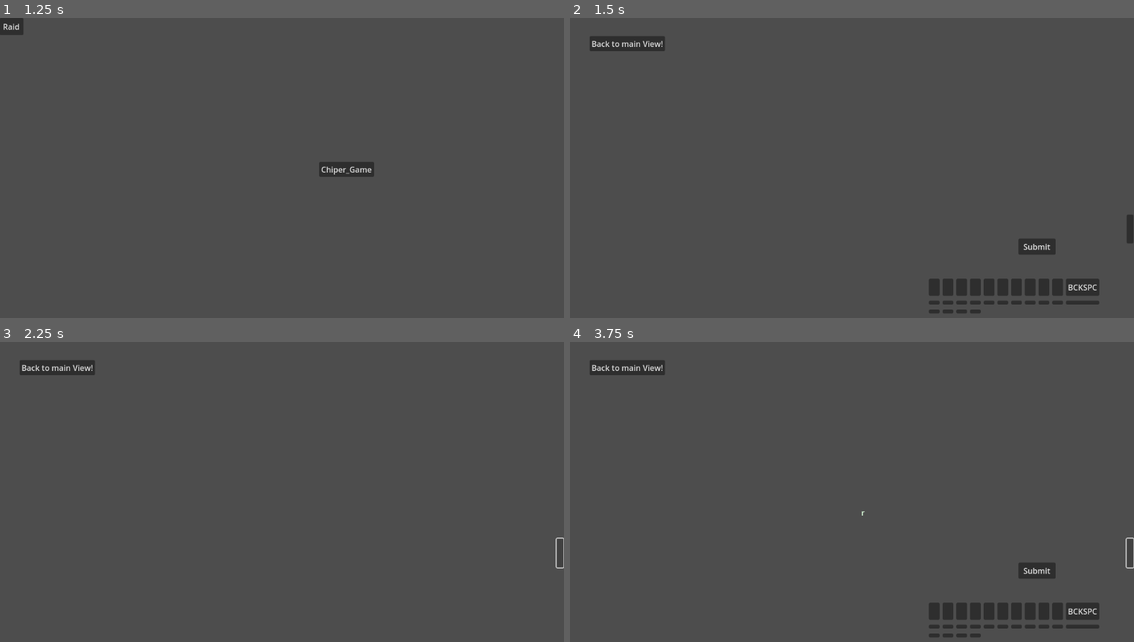
Above: before the commit, frames 1-4 (two rows, left to right).
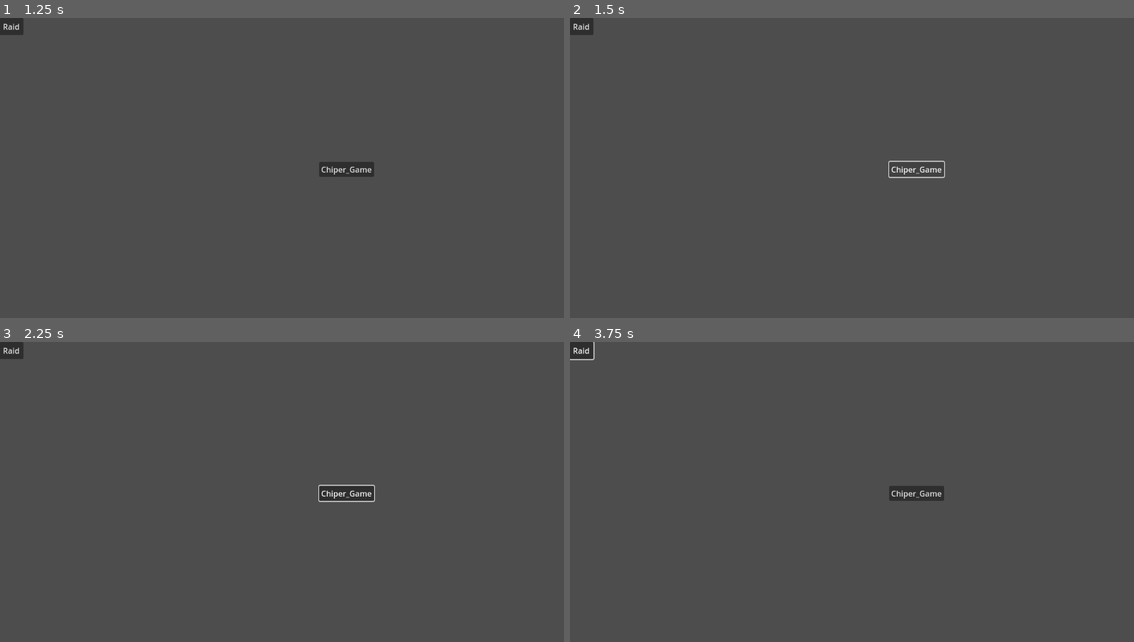
Above: after the commit, the same moments.

Repository: GRLT/Chropromet
Game: Godot game, scene res://Scenes/Main_Scenes/Title.tscn
Same seed, same stepped clock (60 frames per second), same inputs: the game is played once before the commit and once after it. The project has no main scene, so this scene is started directly.
Inputs (mouse positions are in pixels of both pictures, inside the frame that each line leads up to):
- Up to frame 1 (1.25 s): click "Start" at 0.5 s
- Up to frame 2 (1.5 s): click "Chiper_Game" at 1.25 s
- Up to frame 3 (2.25 s): click (558, 552) at 2.02 s
- Up to frame 4 (3.75 s): click (581, 351) at 2.75 s, where only the run after the commit has a clickable "Raid"; click (1128, 552) at 3.52 s

Frame 1 is identical in both runs. In frame 2, 3.1% of the frame differs, in the area x 0-100%, y 0-99%; in frame 3, 1.4%; in frame 4, 3.3%.
Error after the commit: Invalid assignment of property or key 'stream' with value of type 'AudioStreamMP3' on a base object of type 'null instance'. (res://Scripts/Main_Node.gd:26)

Commit message:
Early warning system for a raid, include problem queueing

Diff:
--- /dev/null
+++ b/Scripts/Classes/Raid_Class.gd
@@ -0,0 +1,13 @@
+class_name Raid_Object
+
+var raid_start
+var duration
+func _init(_raid_start, _duration):
+	self.raid_start = _raid_start
+	self.duration = _duration
+
+func getDuration():
+	return duration
+
+func getRaidStart():
+	return raid_start
--- a/Scripts/Main_Node.gd
+++ b/Scripts/Main_Node.gd
@@ -1,6 +1,10 @@
 extends Node2D
 
+var test_audio = preload("res://Assets/Music/output.mp3")
+@onready var audio_player = $AudioStreamPlayer2D
 
+@onready var texture_test = load("res://Assets/Raid_Warning_0.png")
+@onready var texture_test2 = load("res://Assets/Raid_Warning_1.png")
 
 @onready var main_node = get_node("/root/Main_Node")
 @onready var main_game = $MainGame
@@ -16,15 +20,45 @@
 @onready var raid_camera = $Raid_s/RaidCamera
 @onready var raid_s = $Raid_s
 
+var switcher := Timer.new()
+
 func _ready():
+	audio_player.stream = test_audio
+	audio_player.play()
+
 	chiper_button.pressed.connect(chiper_button_pressed)
 	raid_button.pressed.connect(raid_button_pressed)
 	raid_s.raid_back.connect(raid_button_back)
-
+	ProblemGenerator.connect("warning_raid", warning_raid)
 
 	radio_view.connect("radio_info", radio_info)
 	radio_view.connect("chiper_back", chiper_back)
 
+	add_child(switcher)
+
+func warning_raid(toggle):
+	print(toggle)
+	if toggle:
+		switcher.paused = false
+		switcher.one_shot = false
+		switcher.start(0.15)
+		switcher.timeout.connect(warning_switcher)
+	else:
+		switcher.paused = true
+		$MainGame/TextureRect.texture = texture_test
+
+var toggle = true
+func warning_switcher():
+	if toggle:
+		print("Texture1")
+		$MainGame/TextureRect.texture = texture_test
+		$ChiperRadioView/TextureRect.texture = texture_test
+		toggle = false
+	else:
+		print("Texture2")
+		$MainGame/TextureRect.texture = texture_test2
+		$ChiperRadioView/TextureRect.texture = texture_test2
+		toggle = true
 
 func hide_unhide_all_station(hide: bool):
 	for i in main_node.get_children():
--- a/Scripts/Problem_Generator.gd
+++ b/Scripts/Problem_Generator.gd
@@ -4,21 +4,28 @@
 #between instructions. This should be the game.
 #
 
-const TIME_BETWEEN_PROBLEMS = 2
+const TIME_BETWEEN_PROBLEMS = 4
+const WARNING_RAID_TIMER = 3
+
 
 signal chiper(problems)
 signal keyboard_layout(layout)
 signal active_raid(duration)
+signal warning_raid(toggle)
 
 var problem_timer := Timer.new()
 var signal_setup := Timer.new()
 var raid_timer := Timer.new()
+var warning_raid_timer := Timer.new()
 var problems = []
 var raid_queue
 var layout = ["qwerty", "dvorak", "azerty"]
 
+func _ready():
+	problem_timer.paused = true
+	signal_setup.paused = true
+	raid_timer.paused = true
 
-func _ready():
 
 	add_child(problem_timer)
 	problem_timer.one_shot = false
@@ -31,47 +38,63 @@
 	signal_setup.timeout.connect(setup)
 
 	add_child(raid_timer)
+	add_child(warning_raid_timer)
+	raid_prep(1, 2)
+	chiper_message("qxfv")
+	#Implement for other gamemodes
+	chiper_message("af")
+	chiper_message("message")
+	raid_prep(2, 5)
+	chiper_message("message")
+	#chiper_message("av")
+
+
+func raid_send(raid_start, duration):
+	#print("Starting warning timer")
+	if emit_signal("warning_raid", true) == ERR_UNAVAILABLE:
+		push_warning("Failed to send warning_raid signal!")
+	warning_raid_timer.one_shot = true
+	warning_raid_timer.start(WARNING_RAID_TIMER)
+	warning_raid_timer.timeout.connect(warning_timer_timeout.bind(raid_start, duration))
 
 
 
 
-	chiper_message("qxfv")
-	#Implement for other gamemodes
-	raid(5, 10)
-	chiper_message("af")
-	chiper_message("message")
-	#raid(2, 5)
-	chiper_message("message")
-	#chiper_message("av")
 
-
-func raid(raid_start, duration):
-
-
+func warning_timer_timeout(raid_start, duration):
+	if emit_signal("warning_raid", false) == ERR_UNAVAILABLE:
+		push_warning("Failed to send warning_raid signal!")
+	#print("3 second passed")
 	raid_timer.one_shot = true
 	raid_timer.start(raid_start)
-	print(raid_timer.time_left)
 	raid_timer.timeout.connect(raid_timer_timeout.bind(duration))
 
+func raid_prep(raid_start, duration):
+	var raid_obj := Raid_Object.new(raid_start, duration)
+	problems.push_back(raid_obj)
 
 func raid_timer_timeout(duration):
-	print(duration)
 	if emit_signal("active_raid", duration) == ERR_UNAVAILABLE:
-		print("Failed to send active_raid signal!")
+		push_warning("Failed to send active_raid signal!")
 
 
 func chiper_message(message: String):
 	#var chiper_random = randi_range(-24, 24)
-	var chiper_obj = Caesar_Shift_Object.new(message, 20)
+	var chiper_obj := Caesar_Shift_Object.new(message, 20)
 	problems.push_back(chiper_obj)
 
 
 func setup():
 	if emit_signal("keyboard_layout", layout.pick_random()) == ERR_UNAVAILABLE:
-		print("Failed to send keyboard_layout signal!")
+		push_warning("Failed to send keyboard_layout signal!")
 
 func on_problem_timer_timeout():
 	if problems.size() > 0:
-		#print("Sending Signal chiper")
-		emit_signal("chiper", problems[0])
-		problems.pop_front()
+		var current = problems[0]
+		if current is Caesar_Shift_Object:
+			#print("Sending Signal chiper")
+			emit_signal("chiper", current)
+			problems.pop_front()
+		if current is Raid_Object:
+			raid_send(current.getRaidStart(), current.getDuration())
+			problems.pop_front()
